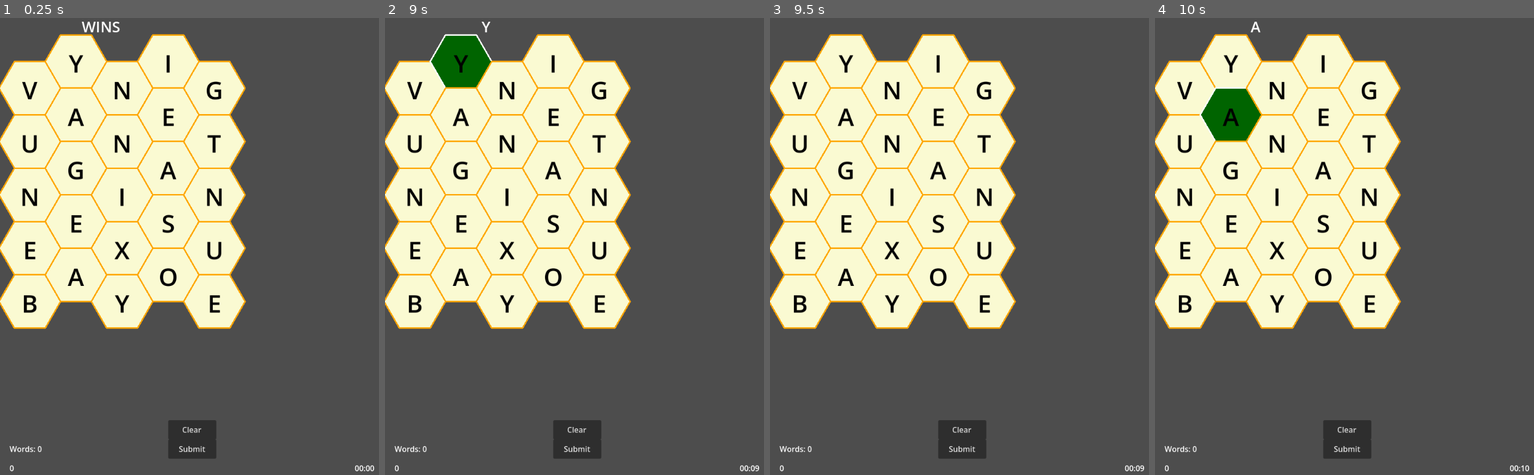
Above: before the commit, frames 1-4 (left to right).
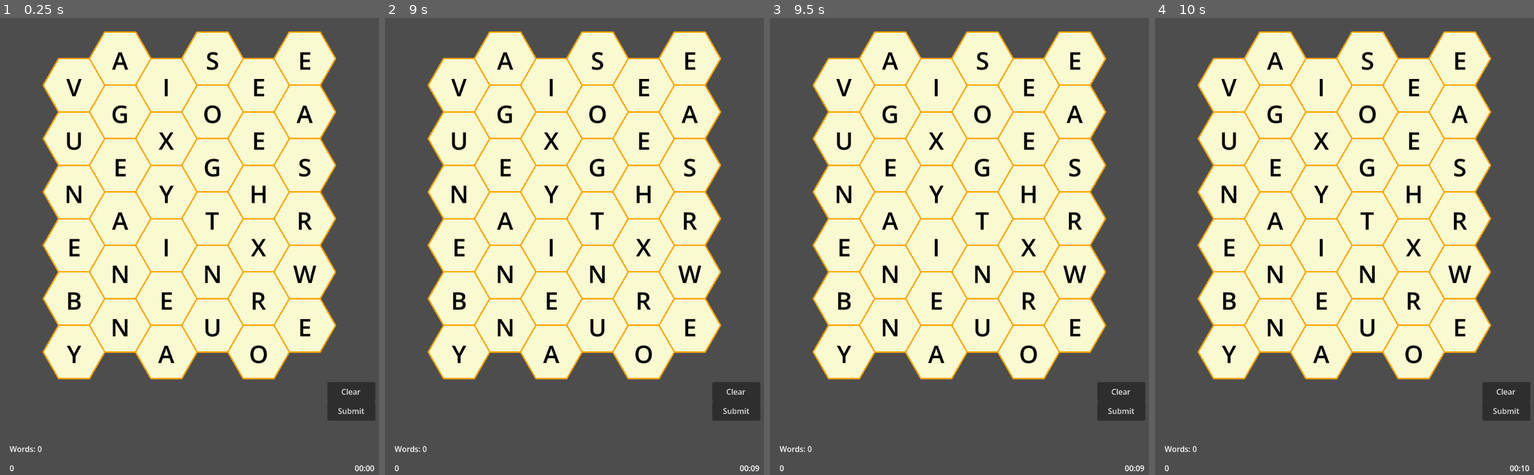
Above: after the commit, the same moments.

Repository: opensourceame/wb
Game: Godot game, scene res://scenes/Main.tscn
The game is run twice, just before and just after one commit, with the same random seed, the same clock (stepped at 60 frames per second) and the same inputs.
Inputs (mouse positions are in pixels of both pictures, inside the frame that each line leads up to):
- Up to frame 1 (0.25 s): no input
- Up to frame 2 (9 s): click "Submit" at 0.5 s; click "Clear" at 1.25 s; click "Submit" at 2 s; click "Clear" at 2.75 s; click "Submit" at 3.5 s; click "Clear" at 4.25 s; tap Enter (ui_accept) at 5, 5.85, 6.02, 6.32, 6.5, 7.35, 7.52, 7.82, 8.85 s; move the mouse to (415, 86) at 5.02 s; hold Enter (ui_accept) 5.03-5.78 s; click (415, 86) at 5.17 s; move the mouse to (415, 141) at 5.77 s; click (415, 141) at 5.92 s; move the mouse to (415, 196) at 6.52 s; hold Enter (ui_accept) 6.53-7.28 s; click (415, 196) at 6.67 s; move the mouse to (415, 246) at 7.27 s; click (415, 246) at 7.42 s; move the mouse to (415, 301) at 8.02 s; hold Enter (ui_accept) 8.03-8.78 s; click (415, 301) at 8.17 s; tap Escape (ui_cancel) at 8.65 s; move the mouse to (460, 63) at 8.77 s; click (460, 63) at 8.92 s
- Up to frame 3 (9.5 s): tap Enter (ui_accept) at 9.02, 9.32 s
- Up to frame 4 (10 s): tap Enter (ui_accept) at 9.5 s; move the mouse to (1230, 113) at 9.52 s; hold Enter (ui_accept) from 9.53 s (still down); click (1230, 113) at 9.67 s

The runs differ from the first frame. In frame 1, 40% of the frame differs, in the area x 0-100%, y 0-97%; in frame 2, 41%; in frame 3, 40%; in frame 4, 41%.

Commit message:
validating words

Diff:
--- a/scenes/Main.tscn
+++ b/scenes/Main.tscn
@@ -3,15 +3,24 @@
 [ext_resource type="Script" uid="uid://d3gb6npr6oo4m" path="res://scripts/GameManager.gd" id="2_game"]
 [ext_resource type="PackedScene" uid="uid://dev1vlrye5a0i" path="res://scenes/GridManager.tscn" id="2_rarhs"]
 [ext_resource type="Script" uid="uid://bewyf1ek3euuf" path="res://scripts/UIManager.gd" id="3_ui"]
+[ext_resource type="AudioStream" uid="uid://dqhsrebau2rjr" path="res://sounds/kaching.mp3" id="4_rarhs"]
+
+[sub_resource type="SystemFont" id="SystemFont_rarhs"]
 
 [sub_resource type="LabelSettings" id="LabelSettings_0bbpv"]
-font_size = 31
+font = SubResource("SystemFont_rarhs")
+font_size = 41
+font_color = Color(0.65836513, 0.65799564, 0, 1)
+outline_size = 10
+outline_color = Color(0.019554144, 0.019554138, 0.019554136, 1)
+shadow_color = Color(0.34781712, 0.3478169, 0.34781682, 0.67058825)
 
 [node name="Main" type="Node2D" unique_id=1302130063]
 
 [node name="GridManager" parent="." unique_id=895251005 instance=ExtResource("2_rarhs")]
-grid_width = 5
-grid_height = 5
+position = Vector2(62, 164)
+grid_width = 6
+grid_height = 6
 hex_size = 64.0
 
 [node name="Tiles" type="CanvasLayer" parent="GridManager" unique_id=305873846]
@@ -19,9 +28,6 @@
 
 [node name="Arrows" type="CanvasLayer" parent="GridManager" unique_id=1547026832]
 follow_viewport_enabled = true
-
-[node name="Camera2D" type="Camera2D" parent="GridManager" unique_id=324529156]
-position = Vector2(338, 338)
 
 [node name="GameManager" type="Node" parent="." unique_id=1588637464]
 script = ExtResource("2_game")
@@ -44,13 +50,12 @@
 anchor_top = 1.0
 anchor_right = 0.5
 anchor_bottom = 1.0
-offset_left = -290.0
-offset_top = -996.0
-offset_right = -90.0
-offset_bottom = -956.0
+offset_left = -259.0
+offset_top = -202.0
+offset_right = 199.0
+offset_bottom = -145.0
 grow_horizontal = 2
 grow_vertical = 0
-text = "WINS"
 label_settings = SubResource("LabelSettings_0bbpv")
 horizontal_alignment = 1
 vertical_alignment = 1
@@ -101,10 +106,10 @@
 anchor_top = 1.0
 anchor_right = 0.5
 anchor_bottom = 1.0
-offset_left = -50.0
-offset_top = -120.0
-offset_right = 50.0
-offset_bottom = -80.0
+offset_left = 281.0
+offset_top = -199.0
+offset_right = 381.0
+offset_bottom = -159.0
 grow_horizontal = 2
 grow_vertical = 0
 text = "Submit"
@@ -115,10 +120,18 @@
 anchor_top = 1.0
 anchor_right = 0.5
 anchor_bottom = 1.0
-offset_left = -50.0
-offset_top = -160.0
-offset_right = 50.0
-offset_bottom = -120.0
+offset_left = 281.0
+offset_top = -239.0
+offset_right = 381.0
+offset_bottom = -199.0
 grow_horizontal = 2
 grow_vertical = 0
 text = "Clear"
+
+[node name="Sounds" type="Node" parent="." unique_id=948160424]
+
+[node name="Kaching" type="AudioStreamPlayer" parent="Sounds" unique_id=319395583]
+stream = ExtResource("4_rarhs")
+
+[node name="Camera2D" type="Camera2D" parent="." unique_id=324529156]
+position = Vector2(246, 344)
--- a/scripts/GameManager.gd
+++ b/scripts/GameManager.gd
@@ -42,17 +42,19 @@
 		return
 
 
-	if word_checker.is_valid_word(word):
-		var points = word_checker.get_word_score(word)
-		add_score(points)
-		words_found.append(word)
-		word_submitted.emit(word, points)
+	if not word_checker.is_valid_word(word):
+		return false
 
-		grid_manager.clear_selection()
+	var points = word_checker.get_word_score(word)
+	add_score(points)
+	words_found.append(word)
+	word_submitted.emit(word, points)
 
-		return true
-	else:
-		return false
+	grid_manager.clear_selection()
+
+	$"../Sounds/Kaching".play()
+
+	return true
 
 func add_score(points: int):
 	score += points
--- a/scripts/GridManager.gd
+++ b/scripts/GridManager.gd
@@ -32,8 +32,7 @@
 
 	# Get references to game systems
 	game_manager = get_node_or_null("../GameManager")
-	if game_manager:
-		word_checker = game_manager.word_checker
+	word_checker = game_manager.word_checker
 
 	create_hex_grid()
 
@@ -147,7 +146,7 @@
 		return
 
 	selected_tiles.append(tile)
-	tile.set_selected(true)
+	tile.set_selected()
 	current_word += tile.letter
 	recalculate_word()
 
@@ -177,8 +176,8 @@
 
 	selected_tiles.erase(tile)
 	if not particle_streams.is_empty():
-		particle_streams[-1].queue_free()
-	tile.set_selected(false)
+		particle_streams[-1].call_deferred("queue_free")
+	tile.set_idle()
 	recalculate_word()
 
 	# NEW: Update validation after deselecting
@@ -188,7 +187,6 @@
 
 	# Clear all visual connections and redraw them for remaining selected tiles
 	if use_particles:
-
 		redraw_all_particles()
 	else:
 		clear_arrows()
@@ -213,6 +211,13 @@
 func update_word_display():
 	%WordDisplay.text = current_word
 
+	if game_manager.word_checker.is_valid_word(current_word):
+		highlight_valid_word()
+
+func highlight_valid_word():
+	for tile in selected_tiles:
+		tile.set_in_word()
+
 # NEW: Real-time prefix validation
 func update_prefix_validation():
 	if not word_checker:
@@ -221,8 +226,6 @@
 	# Check if current word is a valid prefix
 	var is_valid_prefix = word_checker.is_valid_prefix(current_word)
 
-
-
 	# Update visual feedback for tiles
 	update_tile_validation_feedback(is_valid_prefix)
 
@@ -248,7 +251,7 @@
 
 func clear_selection():
 	for tile in selected_tiles:
-		tile.set_selected(false)
+		tile.set_idle()
 	selected_tiles.clear()
 	current_word = ""
 	update_word_display()
@@ -315,7 +318,7 @@
 	particles.amount = 10
 	particles.lifetime = 1.0  # Longer lifetime for visibility
 	particles.explosiveness = 0.0  # Continuous emission
-	particles.fixed_fps = 60.0
+	particles.fixed_fps =100.0
 
 	# Gold/yellow gradient colors
 	particles.color = Color.GOLD
@@ -331,8 +334,8 @@
 	particles.initial_velocity_max = distance / particles.lifetime * 1.2
 
 	# Particle size and shape
-	particles.scale_amount_min = 3.0
-	particles.scale_amount_max = 4.0
+	particles.scale_amount_min = 5.0
+	particles.scale_amount_max = 7.0
 	#particles.scale_amount_random = 0.5
 
 	# Gravity and physics
--- a/scripts/HexTile.gd
+++ b/scripts/HexTile.gd
@@ -1,6 +1,7 @@
 extends Node2D
 class_name HexTile
 
+enum State { IDLE, SELECTED, IN_WORD }
 signal tile_selected(tile: HexTile)
 
 @export var letter: String = "A"
@@ -10,11 +11,13 @@
 
 var neighbours: Array = []
 var is_selected: bool = false
-var normal_color:   Color = Color.LIGHT_GOLDENROD
-var outline_color:  Color = Color.ORANGE
-var selected_color: Color = Color.DARK_GREEN
-var hover_color:    Color = Color.DARK_GOLDENROD
+var normal_color:     Color = Color.LIGHT_GOLDENROD
+var outline_color:    Color = Color.ORANGE
+var selected_color :  Color = Color.DARK_GREEN
+var hover_color:      Color = Color.DARK_GOLDENROD
 var validation_color: Color = Color.WHITE  # NEW: Dynamic outline color
+var in_word_color:    Color = Color.RED
+var current_state = State.IDLE
 
 func _ready():
 	letter = get_random_letter()
@@ -48,7 +51,15 @@
 	return "E"
 
 func _draw():
-	var color = selected_color if is_selected else normal_color
+	var color
+	match current_state:
+		State.IDLE:
+			color = normal_color
+		State.SELECTED:
+			color = selected_color
+		State.IN_WORD:
+			color = in_word_color
+
 	draw_hexagon(Vector2.ZERO, hex_radius, color)
 	draw_letter()
 
@@ -77,8 +88,16 @@
 
 	draw_string(font, letter_pos, letter, HORIZONTAL_ALIGNMENT_CENTER, -1, font_size, Color.BLACK)
 
-func set_selected(selected: bool):
-	is_selected = selected
+func set_idle():
+	current_state = State.IDLE
+	queue_redraw()
+
+func set_selected():
+	current_state = State.SELECTED
+	queue_redraw()
+
+func set_in_word():
+	current_state = State.IN_WORD
 	queue_redraw()
 
 # NEW: Set validation color for outline feedback
Not shown, added: sounds/kaching.mp3.import
Not shown, added: .DS_Store
Not shown, added: sounds/kaching.mp3
